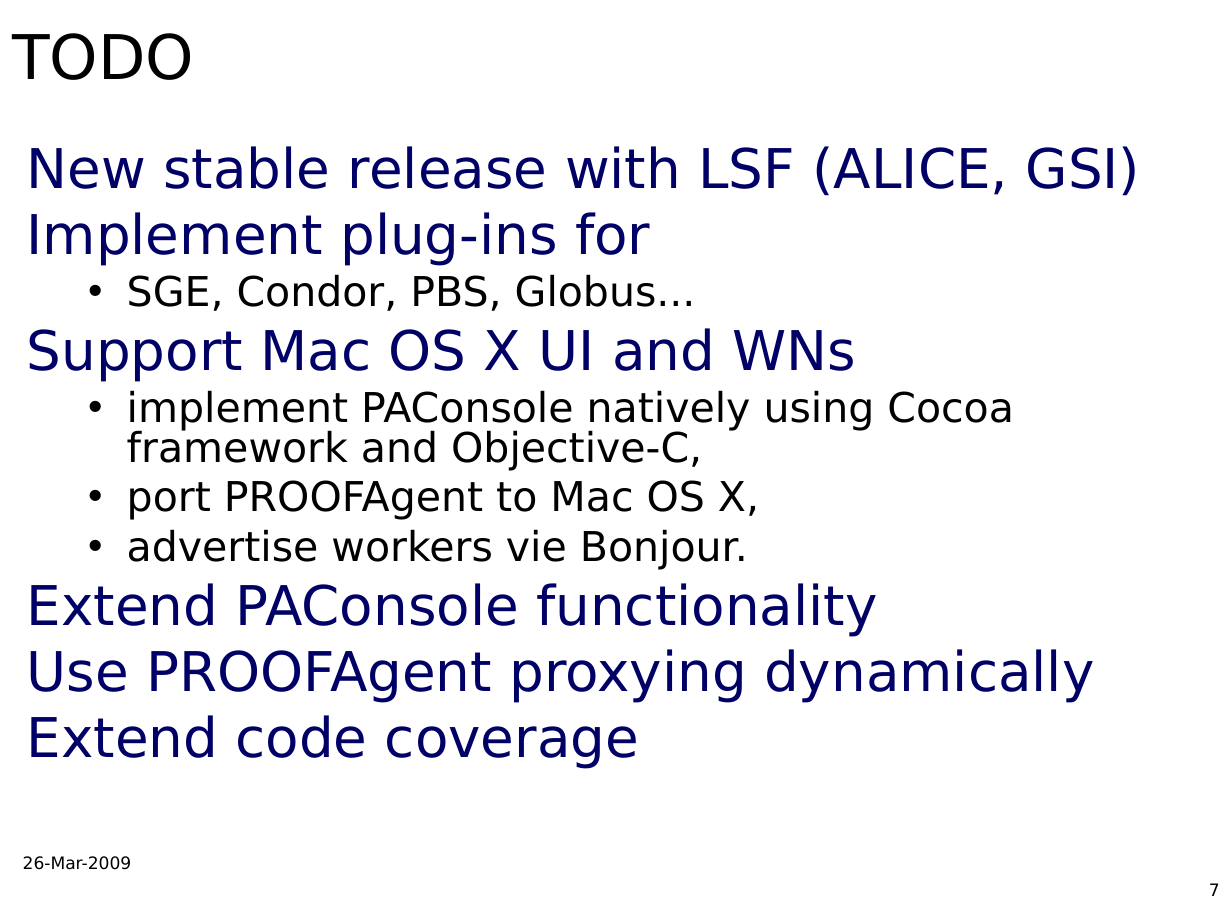
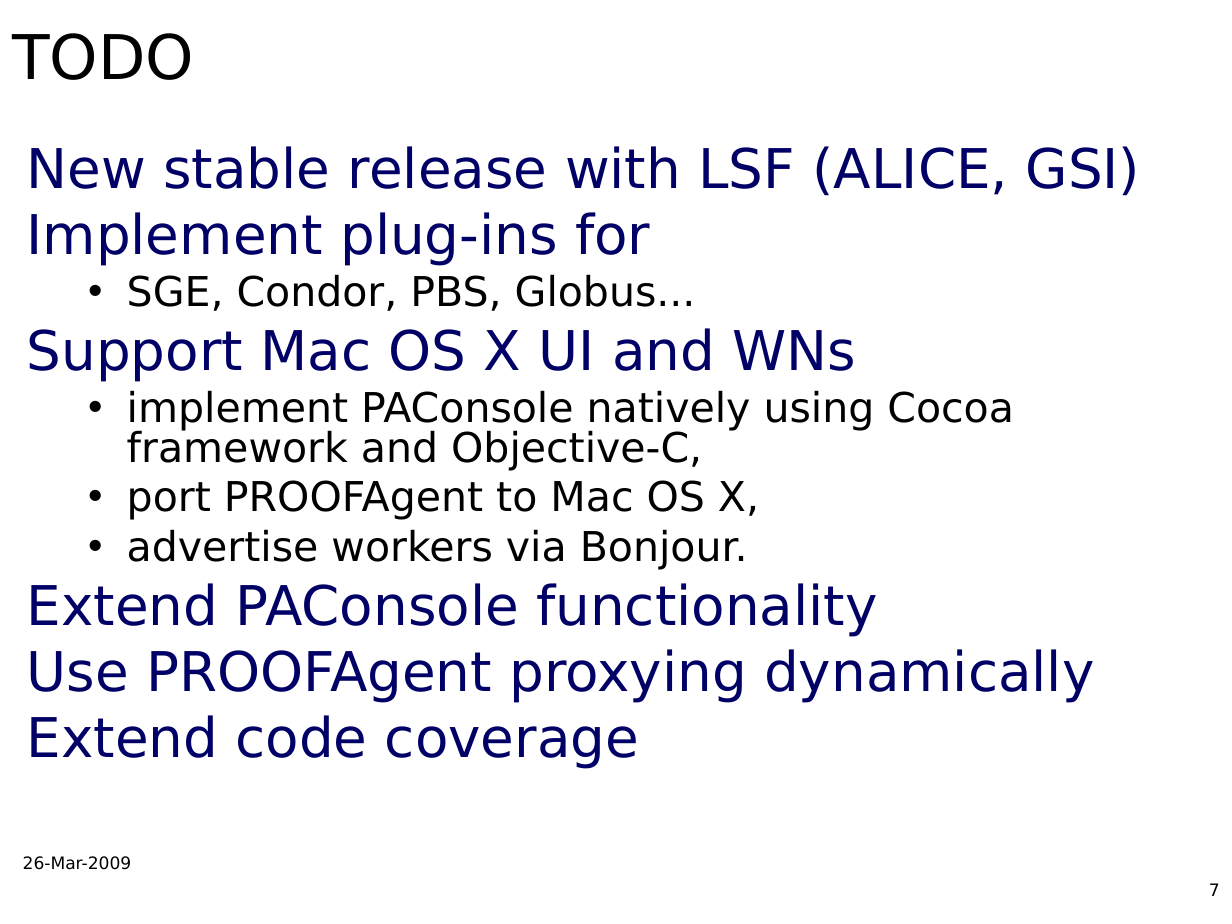
Before and after one commit to AnarManafov/PoDDocumentation, a slide deck: slide 7 of CHEP/CHEP2009/CHEP2009-PoD-AnarManafov.ppt. Drawn at 1232x924 pixels with LibreOffice and Linux fonts; fonts in the diff are those of the drawing; background and template pictures are left out. Boxes give left, top, right and bottom in pixels: in the first picture for what was removed or moved away, otherwise in the second. Text is boxed around its words. In the diff, an @@ line names an element or a change of style, - is before the commit and + after.

```diff
--- a/CHEP/CHEP2009/CHEP2009-PoD-AnarManafov.ppt
+++ b/CHEP/CHEP2009/CHEP2009-PoD-AnarManafov.ppt
@@ text at bbox=[127, 529, 748, 570]: text changed @@
-  • advertise workers vie Bonjour.
+  • advertise workers via Bonjour.
```
Also in this commit, not shown: 2 other slides changed.
